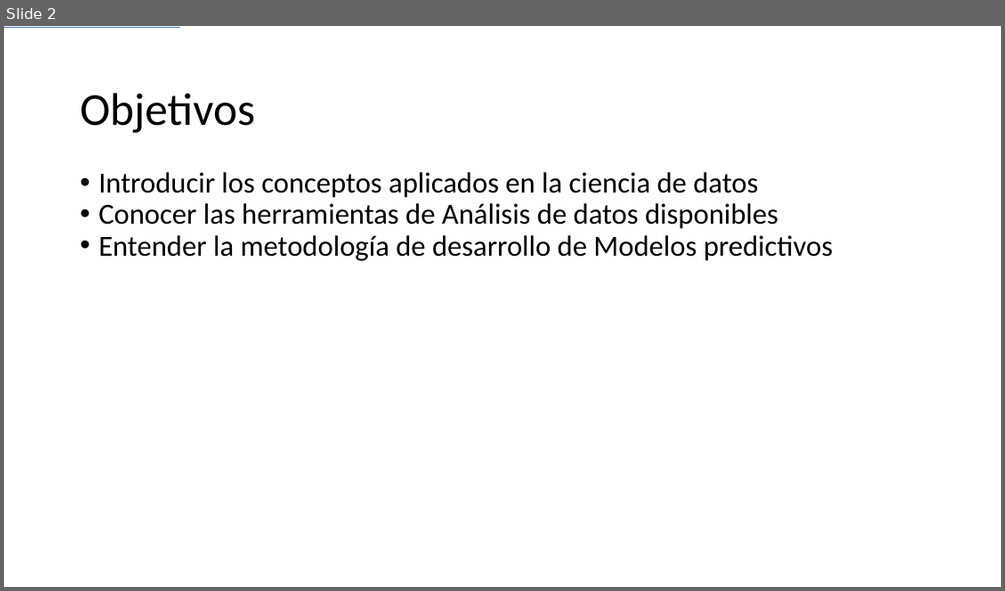
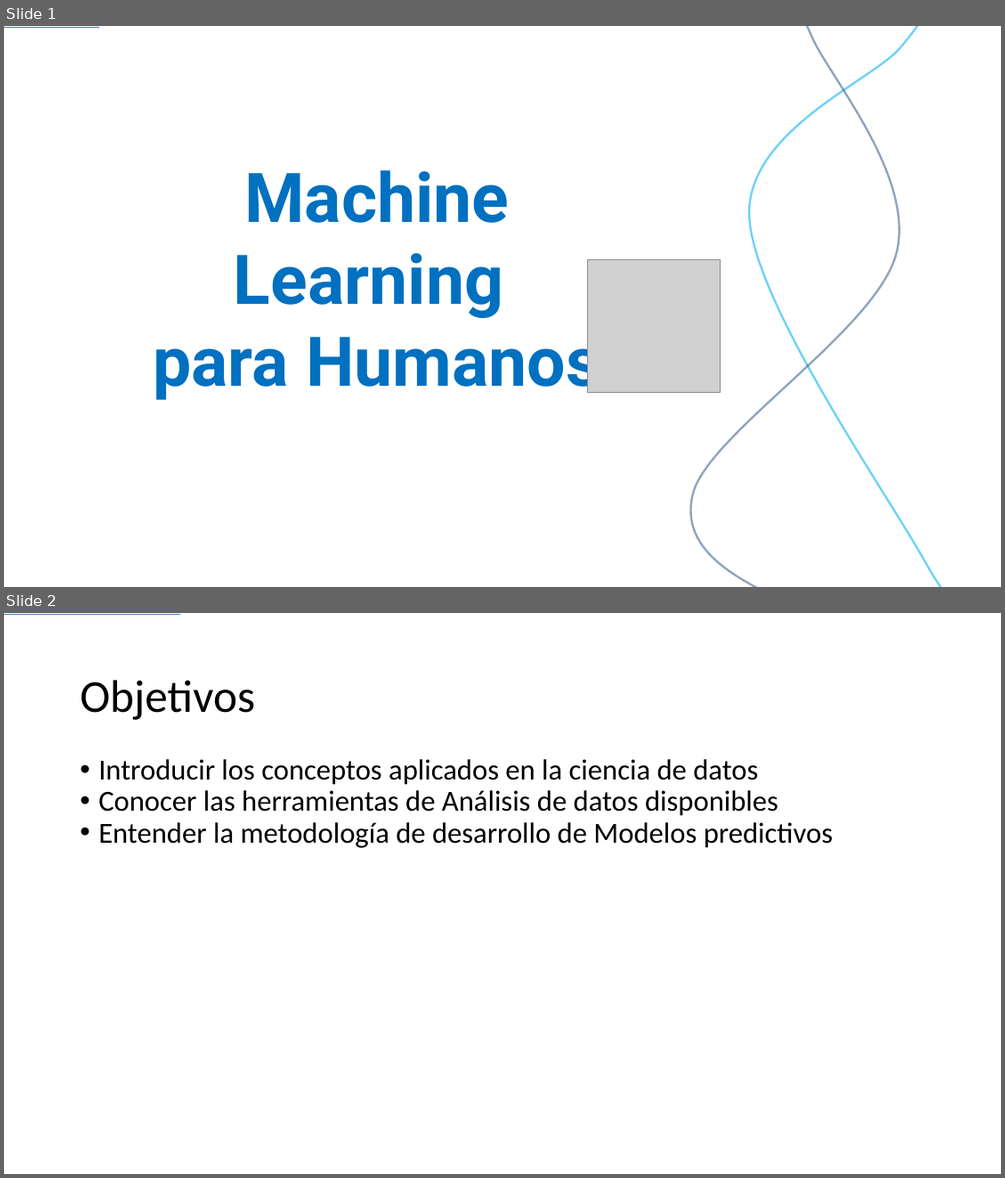
Before and after one commit to G94/CodeHunters_IntroduccionDS_01, a slide deck: Introducción al Análisis de Datos - 01.pptx. Shown one above the other, each under a label of ours: slide 2 before the commit, slides 1 and 2 after it. The pictures are 1005x591 and 1005x1178 pixels, drawn with LibreOffice and Linux fonts; fonts in the diff are those of the drawing; grey boxes stand for pictures. Boxes give left, top, right and bottom in pixels: in the first picture for what was removed or moved away, otherwise in the second. Text is boxed around its words. In the diff, an @@ line names an element or a change of style, - is before the commit and + after.

```diff
--- a/Introducción al Análisis de Datos - 01.pptx
+++ b/Introducción al Análisis de Datos - 01.pptx
@@ slide 1 added at [4, 26, 1001, 587], background #FFFFFF @@
@@ line added from (4, 28) to (99, 28), #4B7EBC 0.75 pt @@
@@ freeform shape added at [690, 26, 899, 587], outline #3A5F8C 2 pt @@
@@ freeform shape added at [750, 26, 974, 587], outline #00B0F0 2 pt @@
@@ text added at [153, 170, 601, 400], 66 pt, text #0070C0, bold @@
+Machine Learning
+para Humanos
@@ picture added at [587, 259, 720, 393] @@
```
Also in this commit, not shown: 6 slides changed, 2 other slides added, 1 slide removed, 7 other files.
